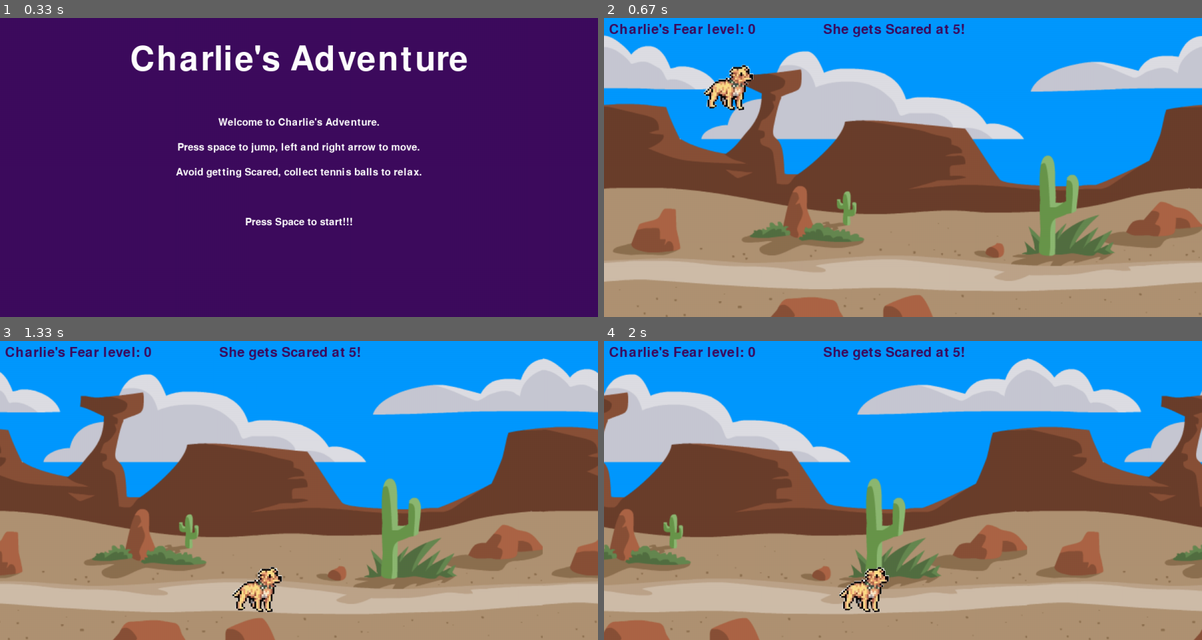
Above: before the commit, frames 1-4 (two rows, left to right).
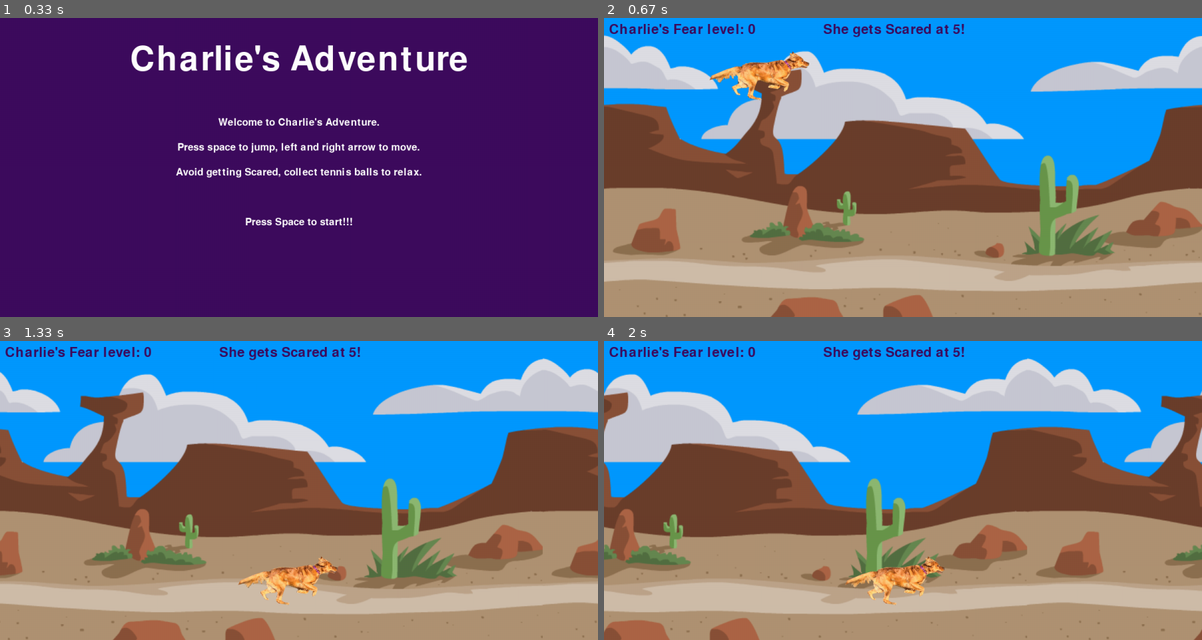
Above: after the commit, the same moments.

Repository: dgunzy/NSCC_PROJECTS
Game: pygame game, started from FinalProjGame/main.py
Two runs of this game, one before a commit and one after it. Both use one fixed random seed, a clock stepped at 60 frames per second and the inputs below.
Inputs:
- Up to frame 1 (0.33 s): no input
- Up to frame 2 (0.67 s): tap Space at 0.33 s
- Up to frame 3 (1.33 s): hold Right 0.67-1.13 s; hold Right from 1.17 s (still down)
- Up to frame 4 (2 s): release Right at 1.63 s; hold Left from 1.67 s (still down)

Frame 1 is identical in both runs. In frame 2, 1.5% of the frame differs, in the area x 16-35%, y 11-31%; in frame 3, 1.5%; in frame 4, 1.5%.

Commit message:
added correct charlie pic

Diff:
--- a/FinalProjGame/main.py
+++ b/FinalProjGame/main.py
@@ -16,7 +16,7 @@
 SCREEN = py.display.set_mode((WIDTH, HEIGHT))
 py.display.set_caption("Charlie's Adventure")
 BG = py.image.load(os.path.join('assets',"background.png")).convert()
-PLAYER = py.image.load(os.path.join('assets', 'dog.png'))
+PLAYER = py.image.load(os.path.join('assets', 'charlie.png'))
 PIG = py.image.load(os.path.join('assets','pig.png'))
 CONE = py.image.load(os.path.join('assets','cone.png'))
 BLENDER = py.image.load(os.path.join('assets','blender.png'))
@@ -37,7 +37,7 @@
 
 
 def main():
-    playerposition = py.Rect(200, 450, 100, 90)
+    playerposition = py.Rect(200, 380, 100, 90)
     coneposition = py.Rect(1300, 450, 150, 75)
     blenderposition = py.Rect(1500, 420, 150, 75)
     ballposition = py.Rect(1400,200, 60,60)
@@ -85,7 +85,7 @@
             else:
                     jumpcount = 13
                     jump = False
-                    playerposition.y = 450
+                    playerposition.y = 380
         f.object_movement(200, gameclock, coneposition, itemvel, 1200, 2200)
         f.object_movement(350, gameclock, blenderposition, itemvel, 1400, 3000)
         f.object_movement(450, gameclock, ballposition, itemvel, 3000,5000)
Binary file added: FinalProjGame/assets/charlie
Binary file added: FinalProjGame/assets/charlie.png
